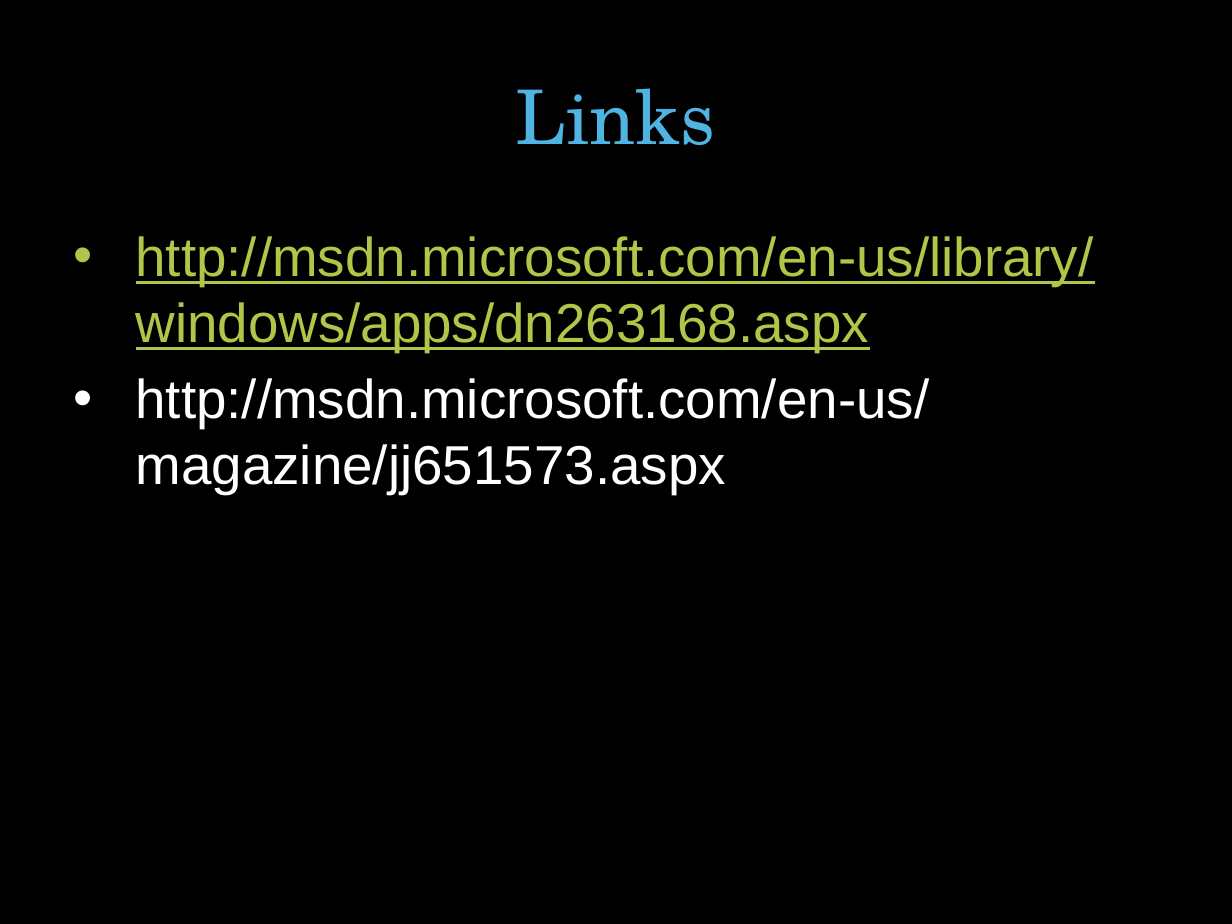
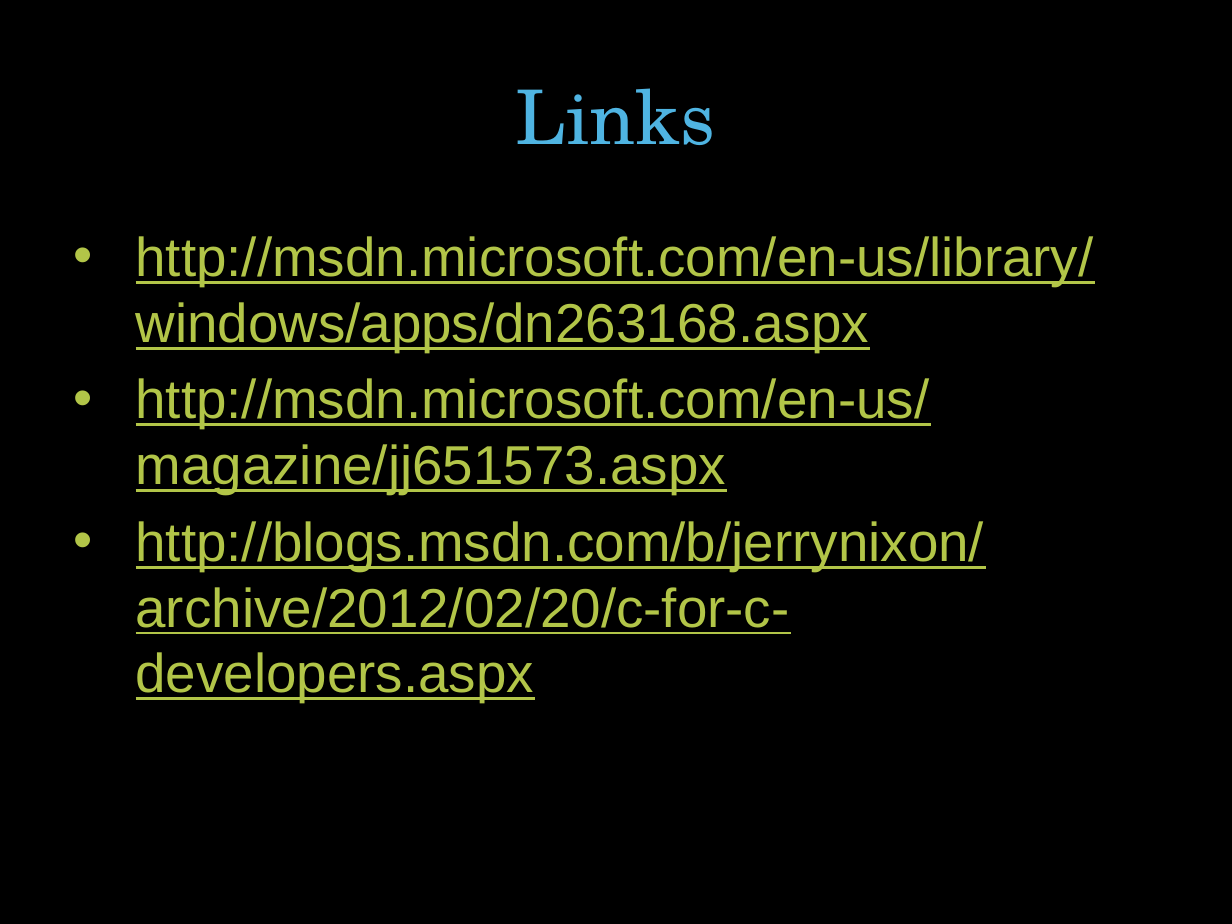
Before and after one commit to RobertHedgate/CPlusPlusXamlLab, a slide deck: slide 4 of Documentation/C++ XAML lab jayway.pptx. Drawn at 1232x924 pixels with LibreOffice and Linux fonts; fonts in the diff are those of the drawing; background and template pictures are left out. Boxes give left, top, right and bottom in pixels: in the first picture for what was removed or moved away, otherwise in the second. Text is boxed around its words. In the diff, an @@ line names an element or a change of style, - is before the commit and + after.

```diff
--- a/Documentation/C++ XAML lab jayway.pptx
+++ b/Documentation/C++ XAML lab jayway.pptx
@@ text at bbox=[136, 378, 930, 494]: text colour #FFFFFF to #B2C548, underline on in "http://msdn.microsoft.com/en-us/magazine/jj651573.aspx" @@
@@ text at bbox=[136, 521, 985, 702]: paragraph added @@
+• http://blogs.msdn.com/b/jerrynixon/archive/2012/02/20/c-for-c-developers.aspx
```
Also in this commit, not shown: 2 other files.
